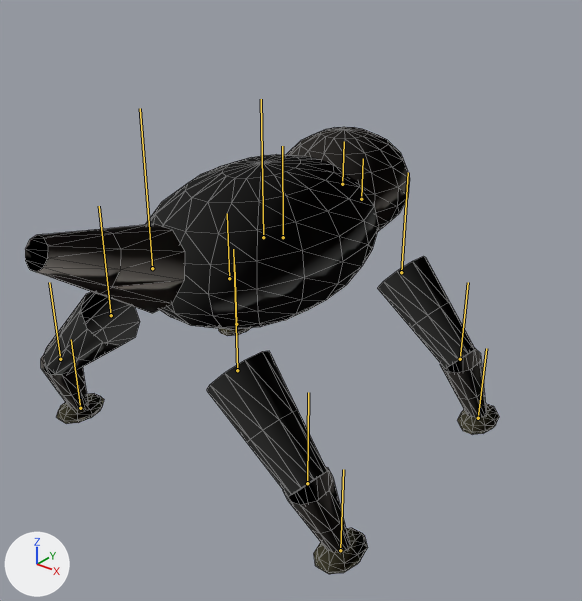
The glTF model assets/shared/creature-wolf.glb, before and after one commit.
Both versions are drawn from a 50 mm camera at (1.78, -2.07, 1.97) aimed at (0.04, 0.11, 0.62). Lighting does not change. The marker at lower left points along +X, +Y and +Z. The older version comes first. The bones that change, and the others that lie on the model, are drawn over the model as lines. Mesh edges are drawn as thin lines.

Objects in the first picture: 'SkinnedCreature'.
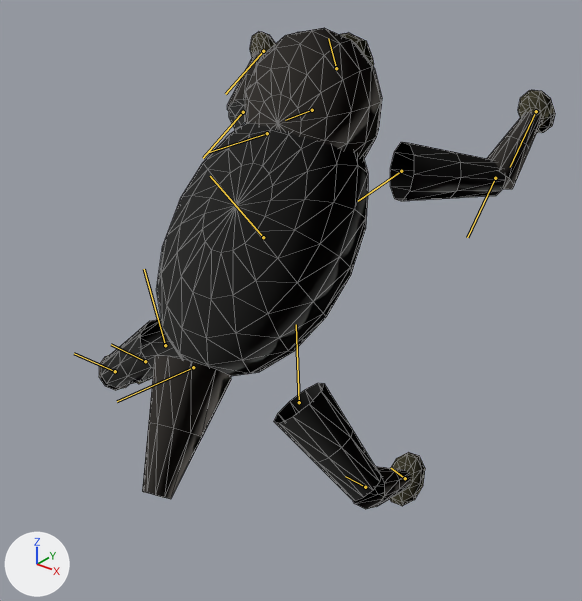
The newer file adds an action. The first version stands in its rest pose; the second is drawn at frame 14 of the action 'WOLF_PACK_POUNCE'.

The edits, one by one:
Bone 'Torso' (bone_torso) turns from (0, 0, 0) to (46, 9, -7) degrees about its own x, y and z.
Bone 'Head' (bone_head) turns from (0, 0, 0) to (45, -10, -4) degrees about its own x, y and z.
Bone 'Jaw' (bone_jaw) turns from (0, 0, 0) to (-48, 0, 0) degrees about its own x, y and z.
Bone 'Tail' (bone_tail) turns from (0, 0, 0) to (24, 10, -3) degrees about its own x, y and z.
Bone 'Leg0L' (bone_leg0l) turns from (0, 0, 0) to (41, -2, 0) degrees about its own x, y and z.
Bone 'Leg0LKnee' (bone_leg0lknee) turns from (0, 0, 0) to (30, 0, 0) degrees about its own x, y and z.
Bone 'Leg0LFoot' (bone_leg0lfoot) turns from (0, 0, 0) to (0, -8, 0) degrees about its own x, y and z.
Bone 'Leg0R' (bone_leg0r) turns from (0, 0, 0) to (42, 2, 0) degrees about its own x, y and z.
Bone 'Leg0RKnee' (bone_leg0rknee) turns from (0, 0, 0) to (30, 0, 0) degrees about its own x, y and z.
Bone 'Leg0RFoot' (bone_leg0rfoot) turns from (0, 0, 0) to (0, 8, 0) degrees about its own x, y and z.
Bone 'Leg1L' (bone_leg1l) turns from (0, 0, 0) to (-29, 2, 0) degrees about its own x, y and z.
Bone 'Leg1LKnee' (bone_leg1lknee) turns from (0, 0, 0) to (30, 0, 0) degrees about its own x, y and z.
Bone 'Leg1LFoot' (bone_leg1lfoot) turns from (0, 0, 0) to (0, -6, 0) degrees about its own x, y and z.
Bone 'Leg1R' (bone_leg1r) turns from (0, 0, 0) to (-31, -2, 0) degrees about its own x, y and z.
Bone 'Leg1RKnee' (bone_leg1rknee) turns from (0, 0, 0) to (30, 0, 0) degrees about its own x, y and z.
Bone 'Leg1RFoot' (bone_leg1rfoot) turns from (0, 0, 0) to (0, 6, 0) degrees about its own x, y and z.

Where the change shows, as pixel boxes (x1, y1, x2, y2) in the pictures (582 x 601 px):
'SkinnedCreature', posed (8% taller): before (25, 127, 499, 574); after (99, 28, 555, 509)
bone 'Torso', root to tip: before (263, 237) to (261, 99); after (263, 237) to (210, 176)
bone 'Head', root to tip: before (342, 184) to (344, 141); after (312, 110) to (285, 120)
bone 'Jaw', root to tip: before (361, 199) to (363, 158); after (336, 68) to (328, 38)
bone 'Tail', root to tip: before (152, 268) to (140, 108); after (193, 367) to (117, 401)
bone 'Leg0L', root to tip: before (283, 237) to (282, 146); after (267, 133) to (208, 152)
bone 'Leg0LKnee', root to tip: before (229, 278) to (227, 213); after (243, 112) to (203, 158)
bone 'Leg0LFoot', root to tip: before (236, 324) to (234, 264); after (263, 51) to (225, 94)
bone 'Leg0R', root to tip: before (401, 272) to (408, 172); after (401, 171) to (358, 201)
bone 'Leg0RKnee', root to tip: before (460, 359) to (468, 282); after (495, 178) to (467, 237)
bone 'Leg0RFoot', root to tip: before (478, 418) to (486, 348); after (536, 111) to (510, 167)
bone 'Leg1L', root to tip: before (111, 315) to (99, 206); after (165, 345) to (144, 269)
bone 'Leg1LKnee', root to tip: before (60, 359) to (49, 282); after (115, 371) to (74, 353)
bone 'Leg1LFoot', root to tip: before (80, 408) to (71, 339); after (145, 361) to (111, 344)
bone 'Leg1R', root to tip: before (237, 370) to (233, 249); after (299, 402) to (296, 324)
bone 'Leg1RKnee', root to tip: before (307, 483) to (308, 392); after (365, 487) to (345, 476)
bone 'Leg1RFoot', root to tip: before (340, 550) to (343, 469); after (405, 478) to (391, 468)
